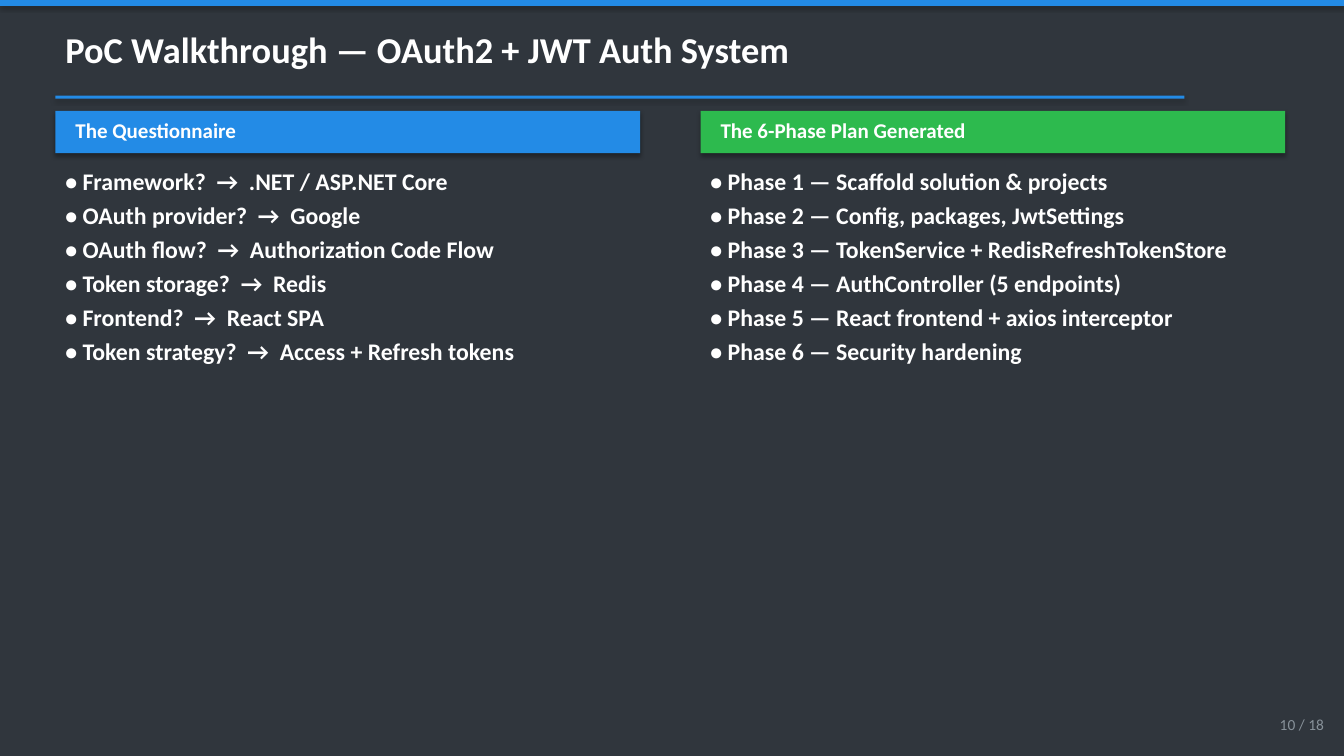
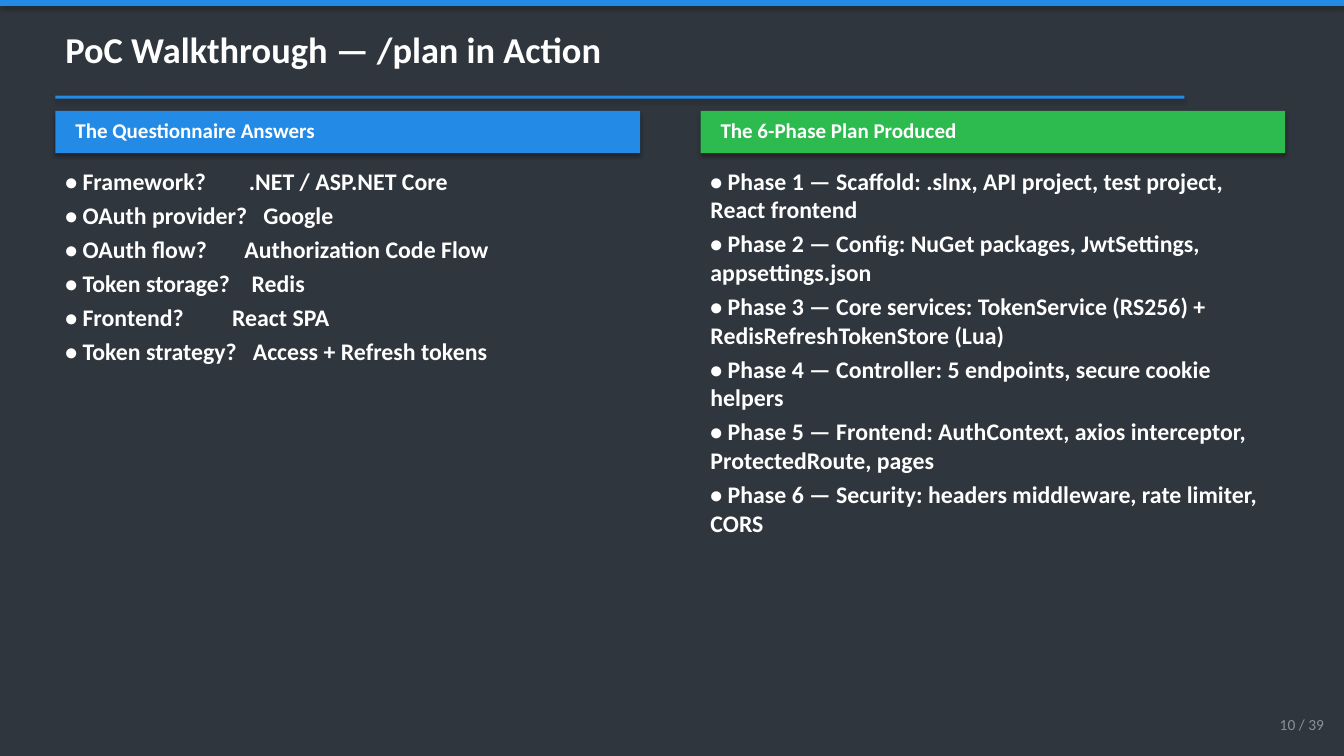
Before and after one commit to cyberkoolman/ghcp-poc-auth, a slide deck: slide 10 of docs/ghcp-getting-started.pptx. Drawn at 1344x756 pixels with LibreOffice and Linux fonts; fonts in the diff are those of the drawing. Boxes give left, top, right and bottom in pixels: in the first picture for what was removed or moved away, otherwise in the second. Text is boxed around its words. In the diff, an @@ line names an element or a change of style, - is before the commit and + after.

```diff
--- a/docs/ghcp-getting-started.pptx
+++ b/docs/ghcp-getting-started.pptx
@@ text at box(65, 37, 601, 69): text changed @@
-PoC Walkthrough — OAuth2 + JWT Auth System
+PoC Walkthrough — /plan in Action
@@ text at box(75, 123, 315, 141): text changed @@
-The Questionnaire
+The Questionnaire Answers
@@ text at box(721, 123, 957, 138): text changed @@
-The 6-Phase Plan Generated
+The 6-Phase Plan Produced
@@ text at box(83, 173, 488, 364): text changed @@
-• Framework? → .NET / ASP.NET Core
-• OAuth provider? → Google
-• OAuth flow? → Authorization Code Flow
-• Token storage? → Redis
-• Frontend? → React SPA
-• Token strategy? → Access + Refresh tokens
+• Framework? .NET / ASP.NET Core
+• OAuth provider? Google
+• OAuth flow? Authorization Code Flow
+• Token storage? Redis
+• Frontend? React SPA
+• Token strategy? Access + Refresh tokens
@@ text at box(710, 173, 1257, 532): text changed @@
-• Phase 1 — Scaffold solution & projects
-• Phase 2 — Config, packages, JwtSettings
-• Phase 3 — TokenService + RedisRefreshTokenStore
-• Phase 4 — AuthController (5 endpoints)
-• Phase 5 — React frontend + axios interceptor
-• Phase 6 — Security hardening
+• Phase 1 — Scaffold: .slnx, API project, test project, React frontend
+• Phase 2 — Config: NuGet packages, JwtSettings, appsettings.json
+• Phase 3 — Core services: TokenService (RS256) + RedisRefreshTokenStore (Lua)
+• Phase 4 — Controller: 5 endpoints, secure cookie helpers
+• Phase 5 — Frontend: AuthContext, axios interceptor, ProtectedRoute, pages
+• Phase 6 — Security: headers middleware, rate limiter, CORS
@@ text at box(1280, 720, 1324, 730): text changed @@
-10 / 18
+10 / 39
```
Also in this commit, not shown: 13 other slides changed, 20 slides added, 1 other file.
